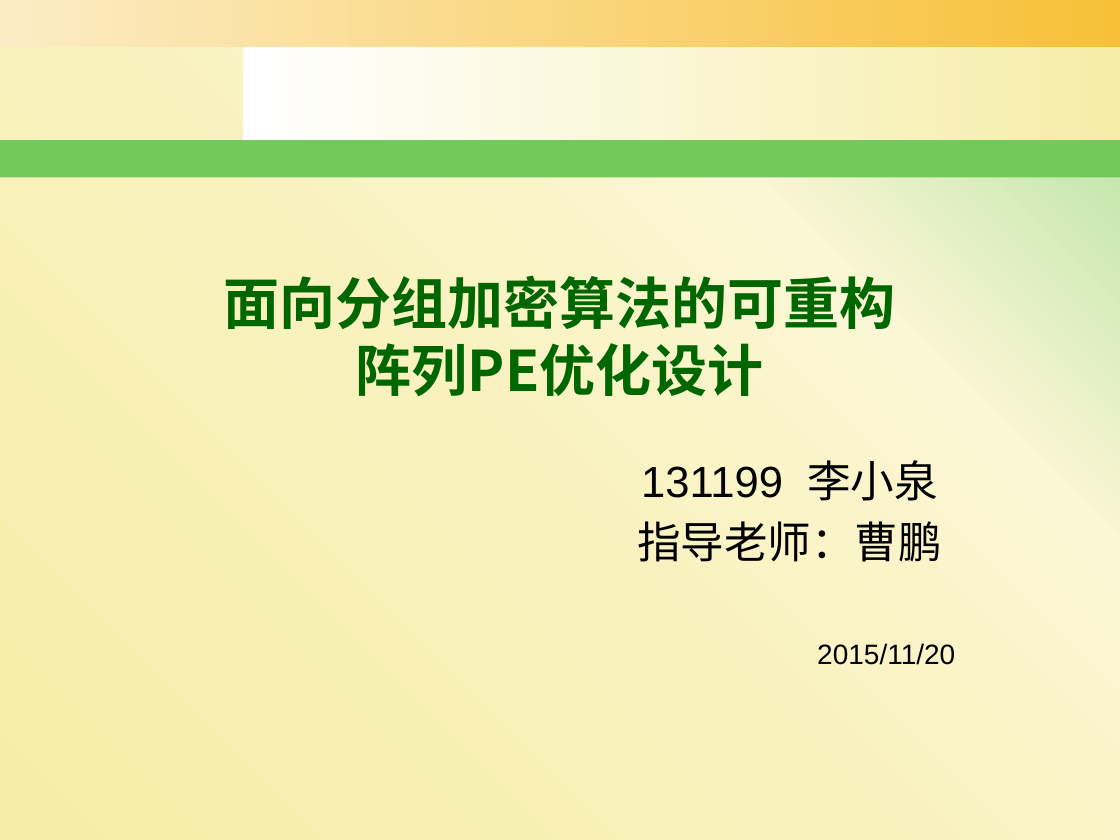
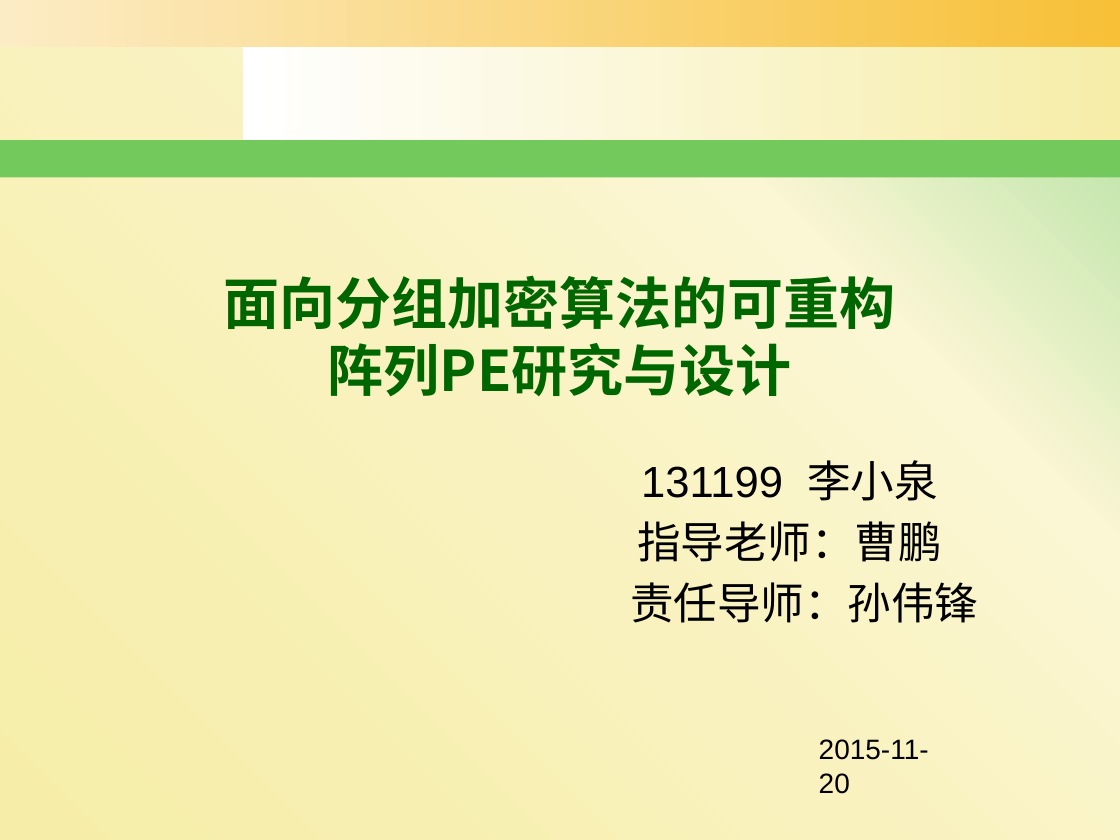
Before and after one commit to zdyzhan/bishe, a slide deck: slide 1 of 开题报告_131199李小泉11_18.pptx. Drawn at 1120x840 pixels with LibreOffice and Linux fonts; fonts in the diff are those of the drawing; background and template pictures are left out. Boxes give left, top, right and bottom in pixels: in the first picture for what was removed or moved away, otherwise in the second. Text is boxed around its words. In the diff, an @@ line names an element or a change of style, - is before the commit and + after.

```diff
--- a/开题报告_131199李小泉11_18.pptx
+++ b/开题报告_131199李小泉11_18.pptx
@@ title at [224, 275, 896, 397]: text changed @@
-面向分组加密算法的可重构阵列PE优化设计
+面向分组加密算法的可重构阵列PE研究与设计
@@ subtitle at [630, 582, 978, 623]: paragraph added @@
+责任导师：孙伟锋
@@ text at [819, 739, 929, 794]: text changed @@
-2015/11/20
+2015-11-20
```
Also in this commit, not shown: 23 other slides changed, 1 other file.
